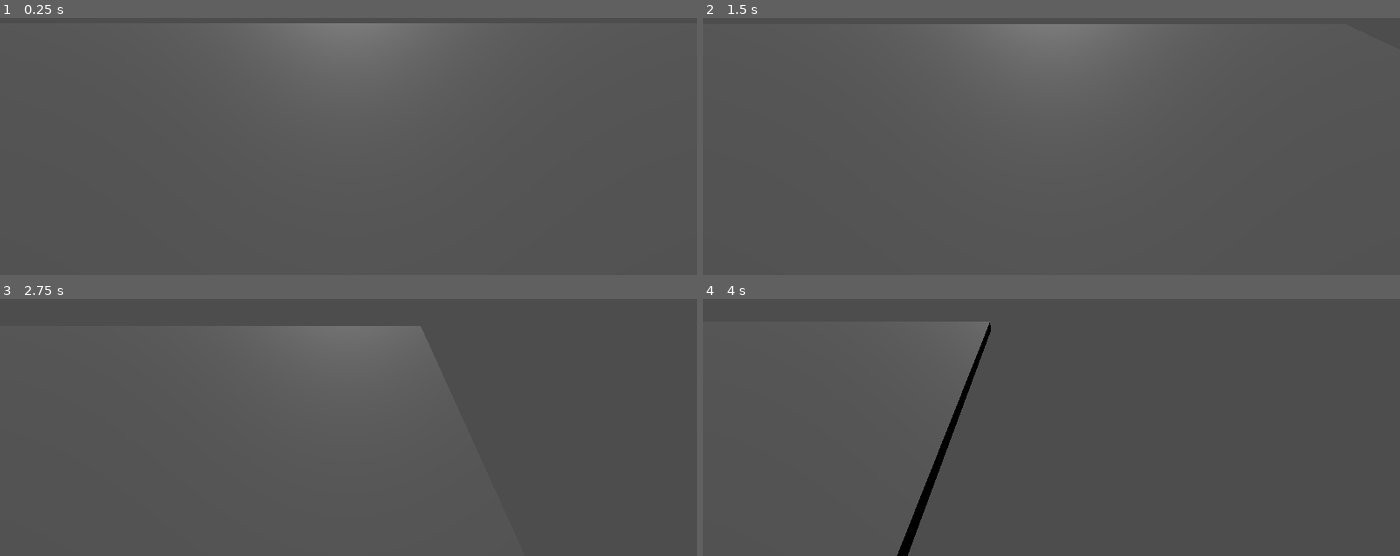
Above: before the commit, frames 1-4 (two rows, left to right).
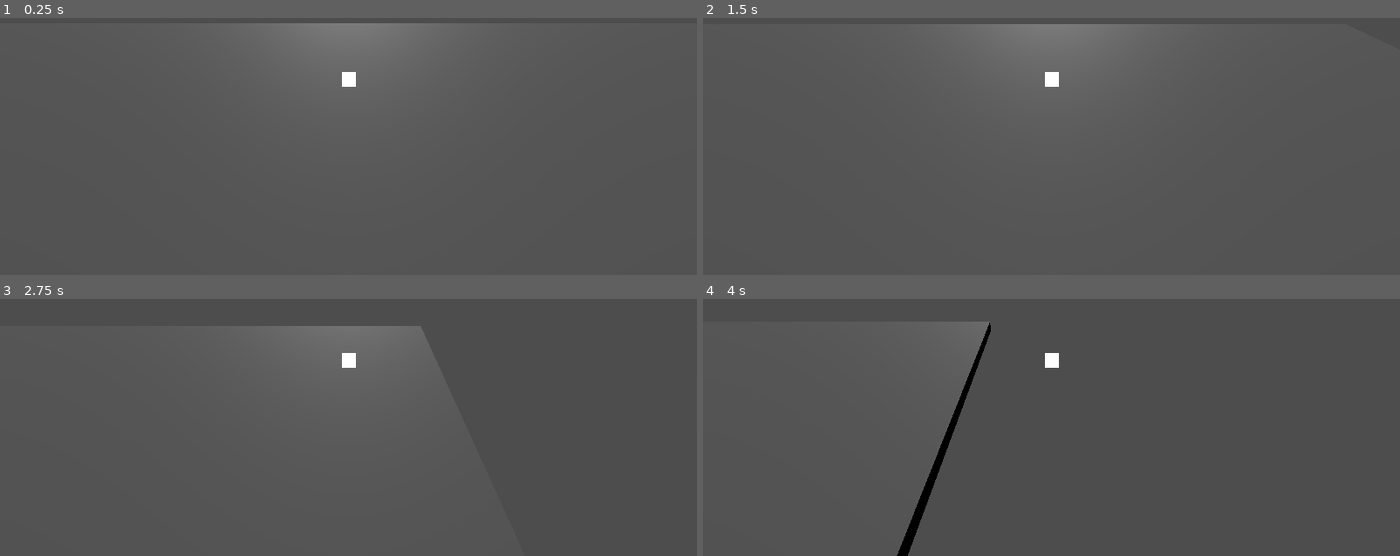
Above: after the commit, the same moments.

Repository: LitheFulminare/Abyssal-Cleaner
Game: Godot game, scene res://Test scene.tscn
The game is run twice, just before and just after one commit, with the same random seed, the same clock (stepped at 60 frames per second) and the same inputs.
Inputs:
- Up to frame 1 (0.25 s): no input
- Up to frame 2 (1.5 s): tap Enter at 0.5 s; hold D (Right) 0.53-1.28 s; tap Space at 1.25 s; hold S (Backwards) from 1.28 s (still down)
- Up to frame 3 (2.75 s): tap Enter at 2 s; release S (Backwards) at 2.03 s; hold D (Right) from 2.03 s (still down)
- Up to frame 4 (4 s): release D (Right) at 2.78 s; hold W (Forward) 2.78-3.53 s; hold A (Left) from 3.53 s (still down)

The runs differ from the first frame. In frame 1, 0.1% of the frame differs, in the area x 49-52%, y 21-27%; in frame 2, 0.1%; in frame 3, 0.1%; in frame 4, 0.1%.

Commit message:
submarine scene & HUD

Diff:
--- /dev/null
+++ b/abyssal-cleaner-3d/Submarine_HUD.tscn
@@ -0,0 +1,23 @@
+[gd_scene format=3 uid="uid://csh3st7qcjppx"]
+
+[node name="SubmarineHud" type="Control" unique_id=310598664]
+layout_mode = 3
+anchors_preset = 15
+anchor_right = 1.0
+anchor_bottom = 1.0
+grow_horizontal = 2
+grow_vertical = 2
+
+[node name="ColorRect" type="ColorRect" parent="." unique_id=251675012]
+layout_mode = 1
+anchors_preset = 8
+anchor_left = 0.5
+anchor_top = 0.5
+anchor_right = 0.5
+anchor_bottom = 0.5
+offset_left = -11.5
+offset_top = -12.0
+offset_right = 11.5
+offset_bottom = 12.0
+grow_horizontal = 2
+grow_vertical = 2
--- a/abyssal-cleaner-3d/Test scene.tscn
+++ b/abyssal-cleaner-3d/Test scene.tscn
@@ -1,14 +1,11 @@
 [gd_scene format=3 uid="uid://c4lwpc03xhwxh"]
 
-[ext_resource type="Script" uid="uid://dyx14p5q8fc1a" path="res://character_body_3d.gd" id="1_n4lvk"]
+[ext_resource type="PackedScene" uid="uid://cmmxi8houq0ky" path="res://submarine.tscn" id="1_n4lvk"]
 
 [node name="Node3D" type="Node3D" unique_id=69203848]
 
-[node name="CharacterBody3D" type="CharacterBody3D" parent="." unique_id=556739480]
-transform = Transform3D(1, 0, 0, 0, 0.79675144, 0.6043071, 0, -0.6043071, 0.79675144, 0, 2.2909765, 0)
-script = ExtResource("1_n4lvk")
-
-[node name="Camera3D" type="Camera3D" parent="CharacterBody3D" unique_id=1389790524]
+[node name="Submarine" parent="." unique_id=478321623 instance=ExtResource("1_n4lvk")]
+transform = Transform3D(1, 0, 0, 0, 0.7967514, 0.60430706, 0, -0.60430706, 0.7967514, 0, 2.2909765, 0)
 
 [node name="CSGBox3D" type="CSGBox3D" parent="." unique_id=958655420]
 transform = Transform3D(1, 0, 0, 0, 0.2675199, 0, 0, 0, 1, 0.040863037, -0.00043445826, -0.011779785)
--- /dev/null
+++ b/abyssal-cleaner-3d/submarine.tscn
@@ -0,0 +1,16 @@
+[gd_scene format=3 uid="uid://cmmxi8houq0ky"]
+
+[ext_resource type="Script" uid="uid://dyx14p5q8fc1a" path="res://submarine_movement.gd" id="1_3uq8f"]
+[ext_resource type="PackedScene" uid="uid://csh3st7qcjppx" path="res://Submarine_HUD.tscn" id="2_k4f85"]
+
+[node name="Submarine" type="CharacterBody3D" unique_id=478321623]
+transform = Transform3D(1, 0, 0, 0, 0.99999994, 0, 0, 0, 0.99999994, 0, 0, 0)
+script = ExtResource("1_3uq8f")
+
+[node name="CameraController" type="Node" parent="." unique_id=446548585]
+
+[node name="CanvasLayer" type="CanvasLayer" parent="." unique_id=406979246]
+
+[node name="SubmarineHud" parent="CanvasLayer" unique_id=310598664 instance=ExtResource("2_k4f85")]
+
+[node name="Camera3D" type="Camera3D" parent="." unique_id=1683836420]
Renamed: abyssal-cleaner-3d/character_body_3d.gd -> abyssal-cleaner-3d/submarine_movement.gd
Renamed: abyssal-cleaner-3d/character_body_3d.gd.uid -> abyssal-cleaner-3d/submarine_movement.gd.uid
